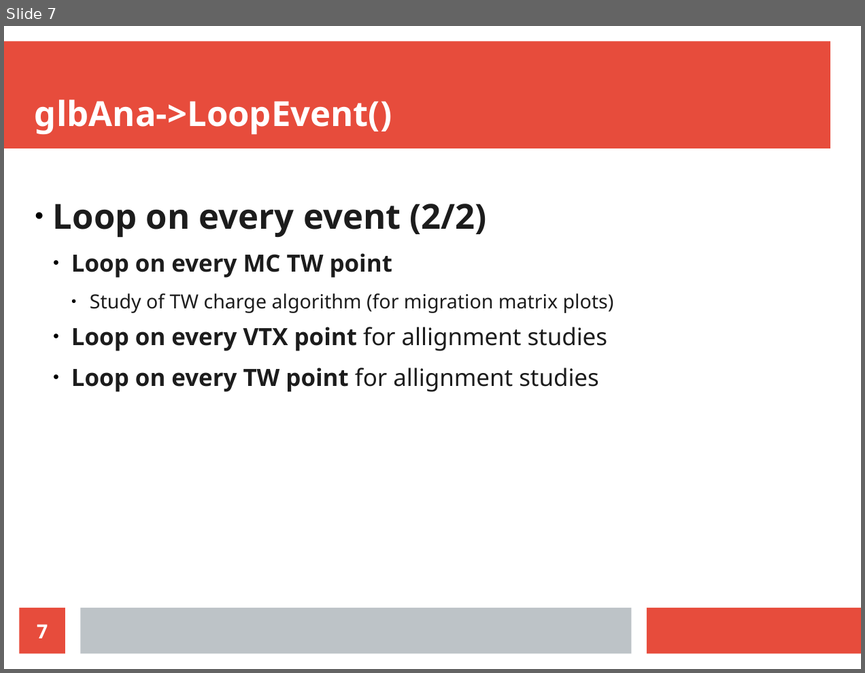
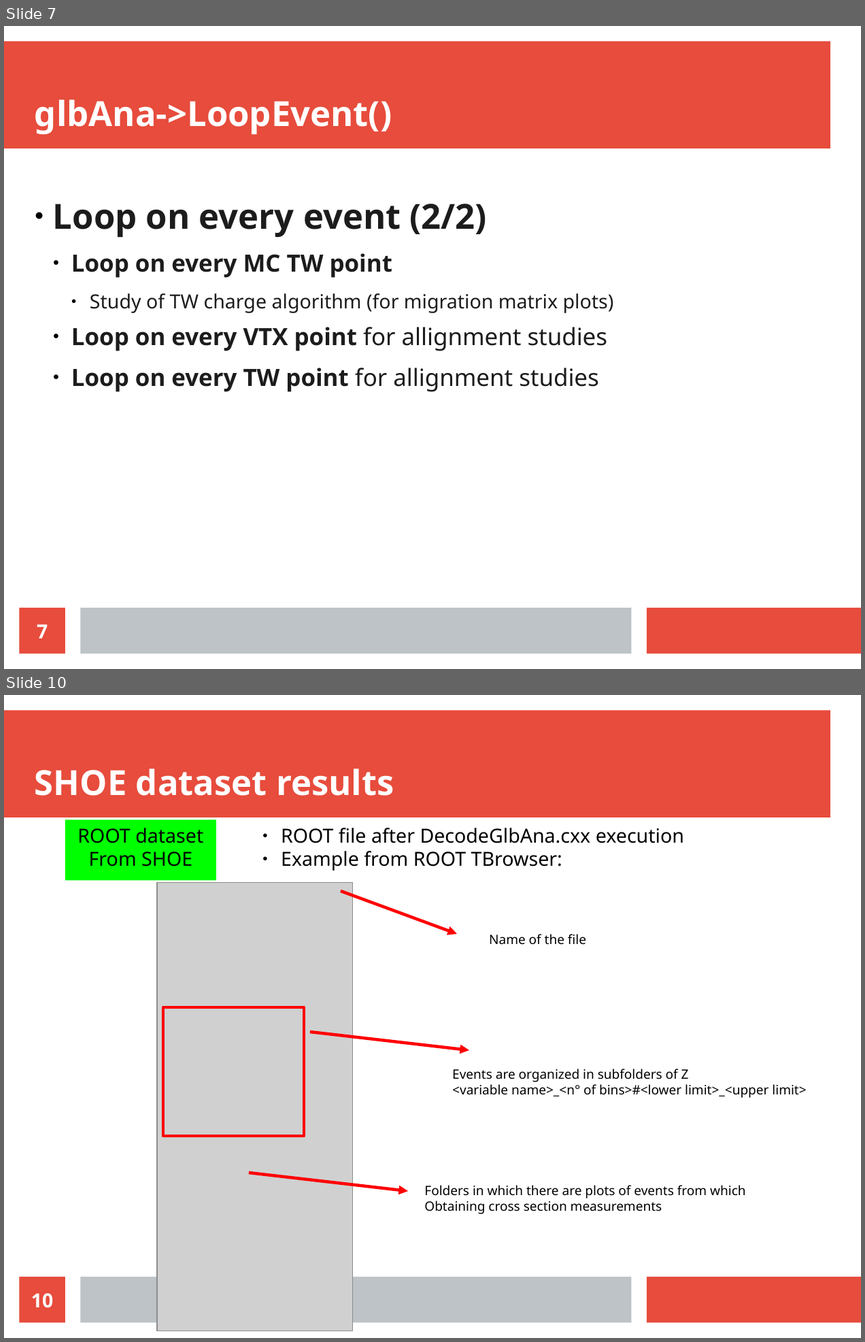
Before and after one commit to giacomoubaldi/FootPresentations, a slide deck: presentazioni/11-15 spiegazione classi/globalrecoana.odp. Shown one above the other, each under a label of ours: slide 7 before the commit, slides 7 and 10 after it; the slides between them are not shown. The pictures are 865x673 and 865x1342 pixels, drawn with LibreOffice and Linux fonts; fonts in the diff are those of the drawing; grey boxes stand for pictures. Boxes give left, top, right and bottom in pixels: in the first picture for what was removed or moved away, otherwise in the second. Text is boxed around its words. In the diff, an @@ line names an element or a change of style, - is before the commit and + after.

```diff
--- a/presentazioni/11-15 spiegazione classi/globalrecoana.odp
+++ b/presentazioni/11-15 spiegazione classi/globalrecoana.odp
@@ slide 10 added at [4, 695, 861, 1338], background #FFFFFF; not listed: 3 template elements that a slide beside it also shows @@
@@ title added at [35, 768, 394, 796], 32 pt, text #FFFFFF, bold @@
+SHOE dataset results
@@ rectangle added at [65, 819, 216, 880], fill #00FF00, 18 pt, text #000000 @@
+ROOT dataset
+From SHOE
@@ text added at [281, 828, 684, 870], 18 pt, text #000000 @@
+● ROOT file after DecodeGlbAna.cxx execution
+● Example from ROOT TBrowser:
@@ picture added at [157, 883, 353, 1330] @@
@@ arrow added from (341, 891) to (458, 934), #FF0000 2.83 pt @@
@@ text added at [489, 934, 586, 945], 12 pt, text #000000 @@
+Name of the file
@@ rectangle added at [163, 1008, 304, 1136], outline #FF0000 2.83 pt @@
@@ arrow added from (310, 1032) to (469, 1051), #FF0000 2.83 pt @@
@@ text added at [452, 1068, 806, 1098], 12 pt, text #000000 @@
+Events are organized in subfolders of Z
+<variable name>_<n° of bins>#<lower limit>_<upper limit>
@@ arrow added from (249, 1172) to (409, 1191), #FF0000 2.83 pt @@
@@ text added at [424, 1185, 746, 1214], 12 pt, text #000000 @@
+Folders in which there are plots of events from which
+Obtaining cross section measurements
@@ page number added at [20, 1276, 65, 1323], fill #E74C3C, 18 pt, text #FFFFFF, bold @@
+10
```
Also in this commit, not shown: 2 slides changed, 5 other slides added.
